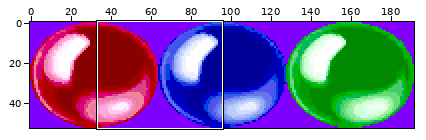
One commit to this sprite sheet: images/bolas1.png. Above: a wide view before the commit, with the close-up outlined.
Close-up. Before the edit:
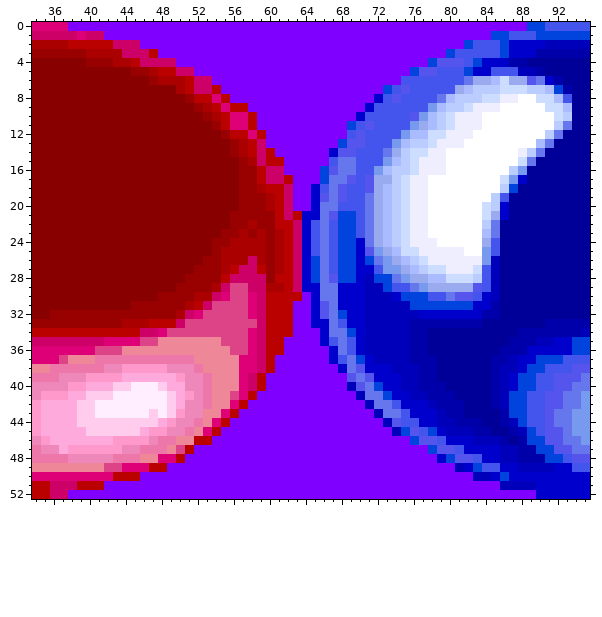
The file is 192x53 pixels. Shown: x 34..95, y 0..52. The commit also changed other parts of the picture, which this record leaves out.
The same view after the edit:
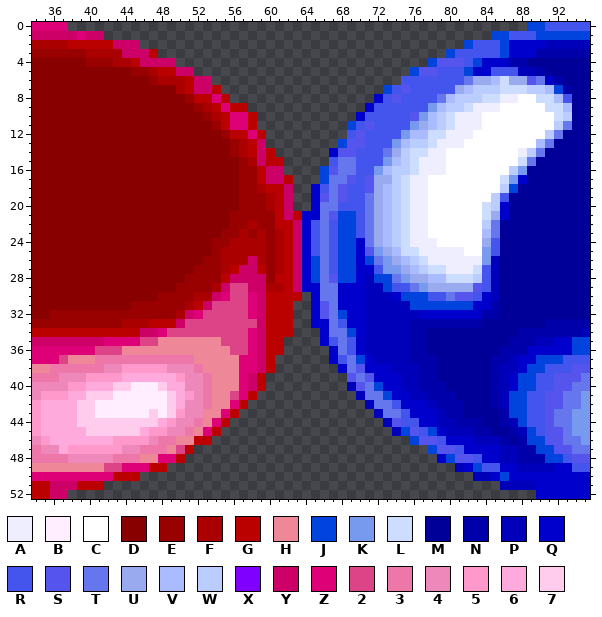
Palette (. is transparent): A #eeeeff  B #ffeeff  C #ffffff  D #880000  E #990000  F #aa0000  G #bb0000  H #ee8899  J #0044dd  K #7799ee  L #ccddff  M #000099  N #0000aa  P #0000bb  Q #0000cc  R #4455ee  S #5555ee  T #6677ee  U #99aaee  V #aabbff  W #bbccff  X #8000ff  Y #cc0066  Z #dd0077  2 #dd4488  3 #ee77aa  4 #ee88bb  5 #ff99cc  6 #ffaadd  7 #ffccee
Difference:
{"y":0,"x":38,"old":"XXXXXXXXXXXXXXXXXXXXXXXXXXXXXXXXXXXXXXXXXXXXXXXXXXX","new":"..................................................."}
{"y":1,"x":42,"old":"XXXXXXXXXXXXXXXXXXXXXXXXXXXXXXXXXXXXXXXXXXX","new":"..........................................."}
{"y":2,"x":46,"old":"XXXXXXXXXXXXXXXXXXXXXXXXXXXXXXXXXXXX","new":"...................................."}
{"y":3,"x":48,"old":"XXXXXXXXXXXXXXXXXXXXXXXXXXXXXXXX","new":"................................"}
{"y":4,"x":50,"old":"XXXXXXXXXXXXXXXXXXXXXXXXXXXX","new":"............................"}
{"y":5,"x":52,"old":"XXXXXXXXXXXXXXXXXXXXXXXX","new":"........................"}
{"y":6,"x":54,"old":"XXXXXXXXXXXXXXXXXXXXX","new":"....................."}
{"y":7,"x":55,"old":"XXXXXXXXXXXXXXXXXX","new":".................."}
{"y":8,"x":56,"old":"XXXXXXXXXXXXXXXX","new":"................"}
{"y":9,"x":58,"old":"XXXXXXXXXXXXX","new":"............."}
{"y":10,"x":59,"old":"XXXXXXXXXXX","new":"..........."}
{"y":11,"x":59,"old":"XXXXXXXXXX","new":".........."}
{"y":12,"x":60,"old":"XXXXXXXXX","new":"........."}
{"y":13,"x":60,"old":"XXXXXXXX","new":"........"}
{"y":14,"x":61,"old":"XXXXXX","new":"......"}
{"y":15,"x":62,"old":"XXXXX","new":"....."}
{"y":16,"x":62,"old":"XXXX","new":"...."}
{"y":17,"x":63,"old":"XXX","new":"..."}
{"y":18,"x":63,"old":"XX","new":".."}
{"y":19,"x":63,"old":"XX","new":".."}
{"y":20,"x":63,"old":"XX","new":".."}
{"y":30,"x":64,"old":"X","new":"."}
{"y":31,"x":63,"old":"XX","new":".."}
{"y":32,"x":63,"old":"XX","new":".."}
{"y":33,"x":63,"old":"XX","new":".."}
{"y":34,"x":63,"old":"XXX","new":"..."}
{"y":35,"x":62,"old":"XXXX","new":"...."}
{"y":36,"x":62,"old":"XXXXX","new":"....."}
{"y":37,"x":61,"old":"XXXXXX","new":"......"}
{"y":38,"x":61,"old":"XXXXXXX","new":"......."}
{"y":39,"x":60,"old":"XXXXXXXXX","new":"........."}
{"y":40,"x":60,"old":"XXXXXXXXX","new":"........."}
{"y":41,"x":59,"old":"XXXXXXXXXXX","new":"..........."}
{"y":42,"x":58,"old":"XXXXXXXXXXXXX","new":"............."}
{"y":43,"x":57,"old":"XXXXXXXXXXXXXXX","new":"..............."}
{"y":44,"x":56,"old":"XXXXXXXXXXXXXXXXX","new":"................."}
{"y":45,"x":55,"old":"XXXXXXXXXXXXXXXXXXX","new":"..................."}
{"y":46,"x":54,"old":"XXXXXXXXXXXXXXXXXXXXXX","new":"......................"}
{"y":47,"x":52,"old":"XXXXXXXXXXXXXXXXXXXXXXXXXX","new":".........................."}
{"y":48,"x":51,"old":"XXXXXXXXXXXXXXXXXXXXXXXXXXXX","new":"............................"}
{"y":49,"x":49,"old":"XXXXXXXXXXXXXXXXXXXXXXXXXXXXXXXX","new":"................................"}
{"y":50,"x":46,"old":"XXXXXXXXXXXXXXXXXXXXXXXXXXXXXXXXXXXXX","new":"....................................."}
{"y":51,"x":42,"old":"XXXXXXXXXXXXXXXXXXXXXXXXXXXXXXXXXXXXXXXXXXXX","new":"............................................"}
{"y":52,"x":38,"old":"XXXXXXXXXXXXXXXXXXXXXXXXXXXXXXXXXXXXXXXXXXXXXXXXXXXX","new":"...................................................."}
{"label":"erased","picture_box":[68,22,527,211]}
{"label":"erased","picture_box":[68,292,536,499]}
